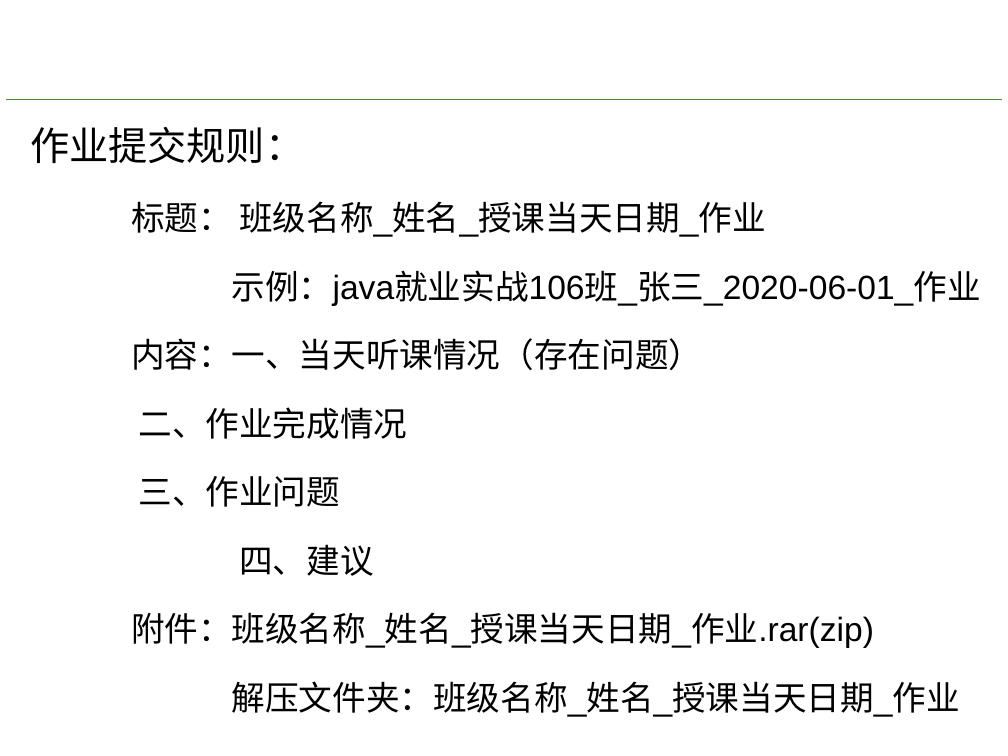
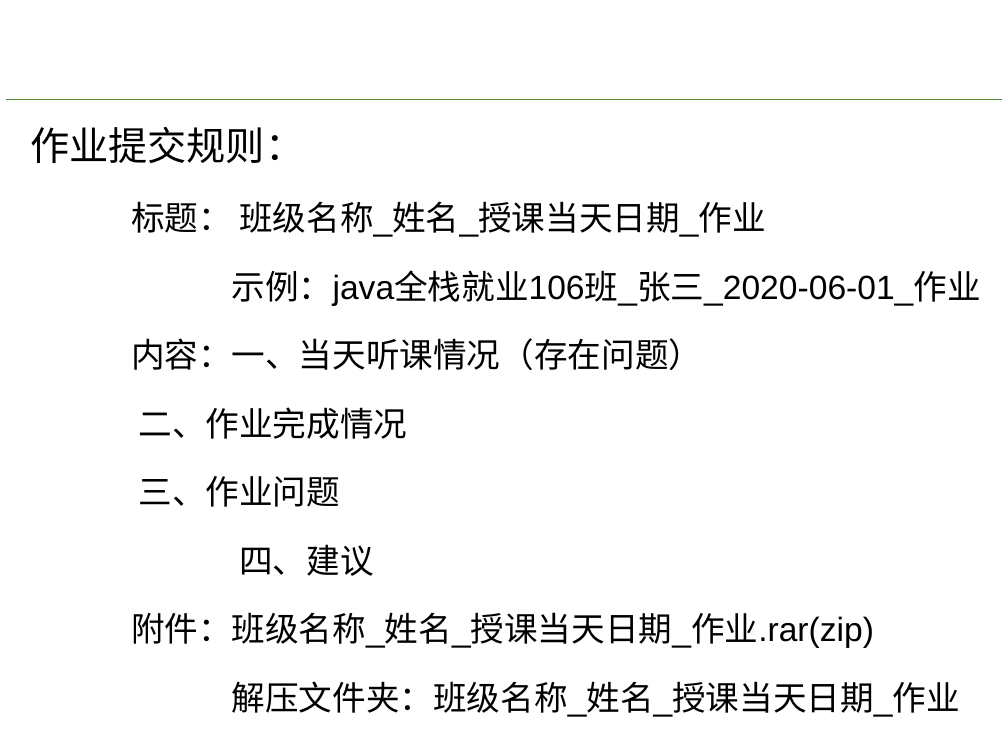
Before and after one commit to xu99873273/homework, a slide deck: slide 7 of 01.JavaSE/01.ppt/00.开班.pptx. Drawn at 1008x756 pixels with LibreOffice and Linux fonts; fonts in the diff are those of the drawing; background and template pictures are left out. Boxes give left, top, right and bottom in pixels: in the first picture for what was removed or moved away, otherwise in the second. Text is boxed around its words. In the diff, an @@ line names an element or a change of style, - is before the commit and + after.

```diff
--- a/01.JavaSE/01.ppt/00.开班.pptx
+++ b/01.JavaSE/01.ppt/00.开班.pptx
@@ text at box(232, 270, 981, 306): text changed @@
-示例：java就业实战106班_张三_2020-06-01_作业
+示例：java全栈就业106班_张三_2020-06-01_作业
```
Also in this commit, not shown: 1 other file.
